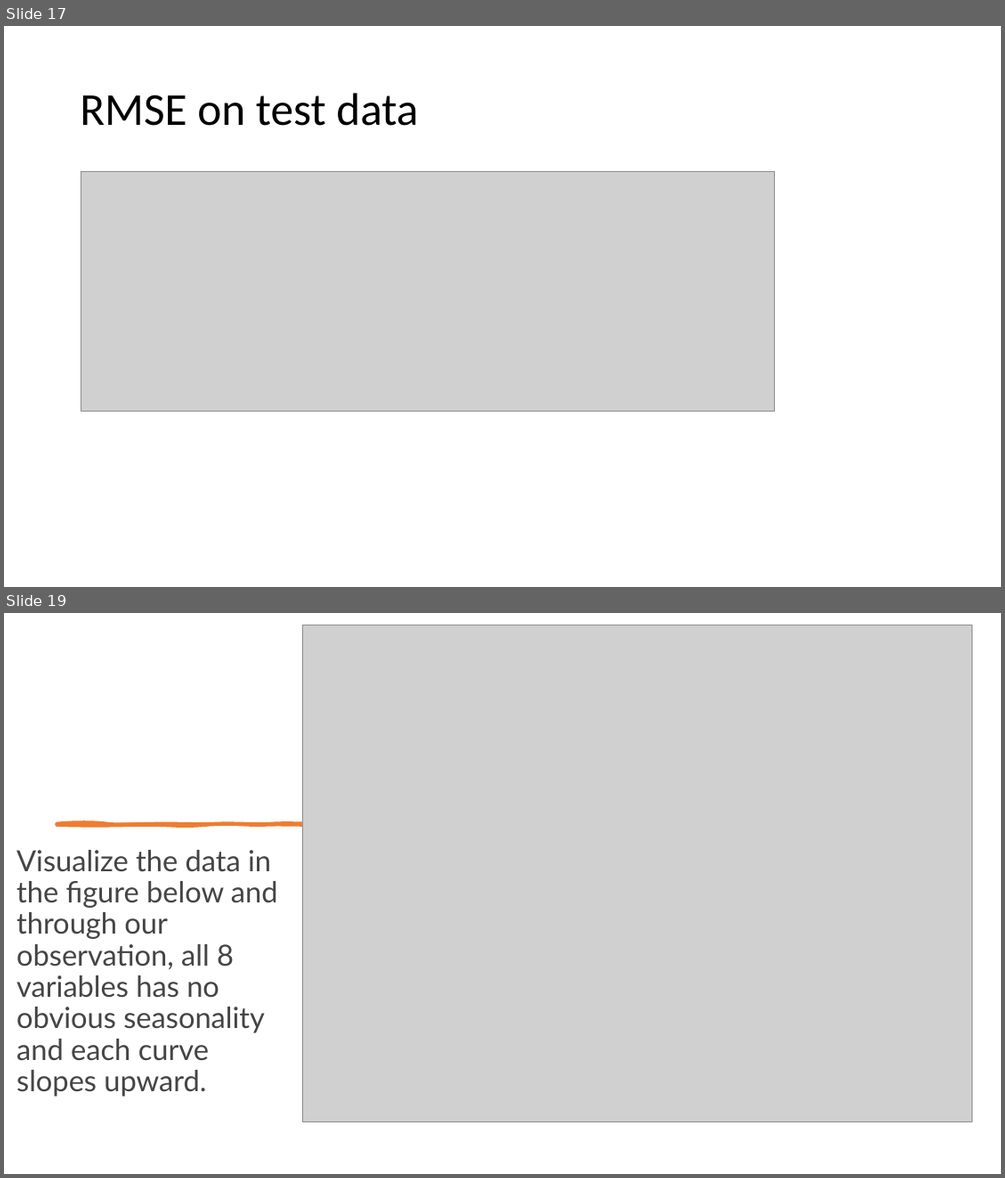
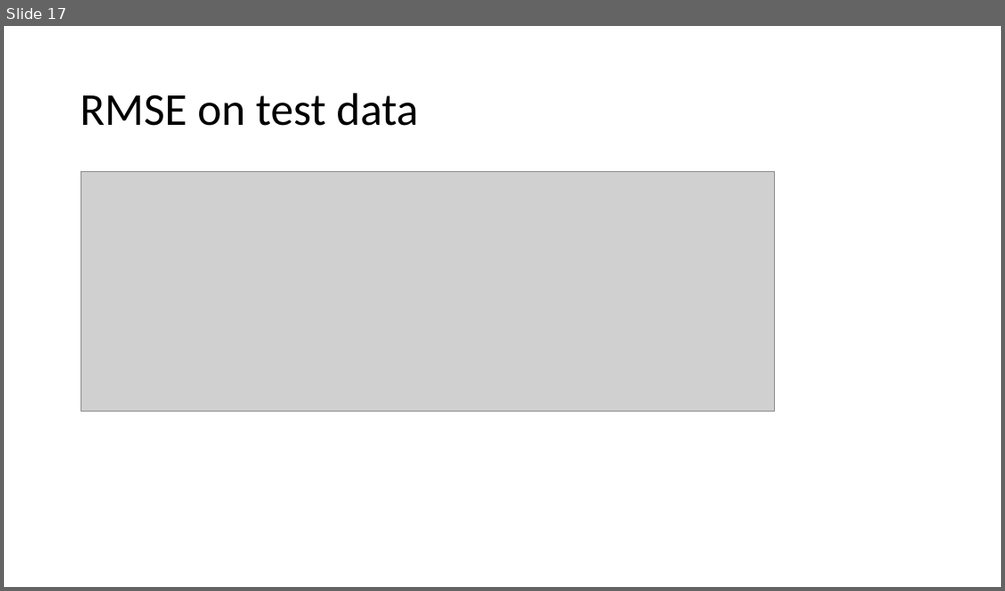
Before and after one commit to raidharmender/MultiVarTSPred, a slide deck: Multivar TS analysis and prediction.pptx. Shown one above the other, each under a label of ours: slides 17 and 19 before the commit, slide 17 after it; the slides between them are not shown. The pictures are 1005x1178 and 1005x591 pixels, drawn with LibreOffice and Linux fonts; fonts in the diff are those of the drawing; grey boxes stand for pictures. Boxes give left, top, right and bottom in pixels: in the first picture for what was removed or moved away, otherwise in the second. Text is boxed around its words. In the diff, an @@ line names an element or a change of style, - is before the commit and + after.

```diff
--- a/Multivar TS analysis and prediction.pptx
+++ b/Multivar TS analysis and prediction.pptx
@@ slide 19 removed at [4, 613, 1001, 1174], background #FFFFFF @@
@@ picture removed at [302, 625, 972, 1121] @@
@@ freeform shape removed at [57, 823, 323, 825] @@
@@ text removed at [16, 850, 278, 1096] @@
-Visualize the data in the figure below and through our observation, all 8 variables has no obvious seasonality and each curve slopes upward.
```
Also in this commit, not shown: 1 slide added, 6 other slides removed.
